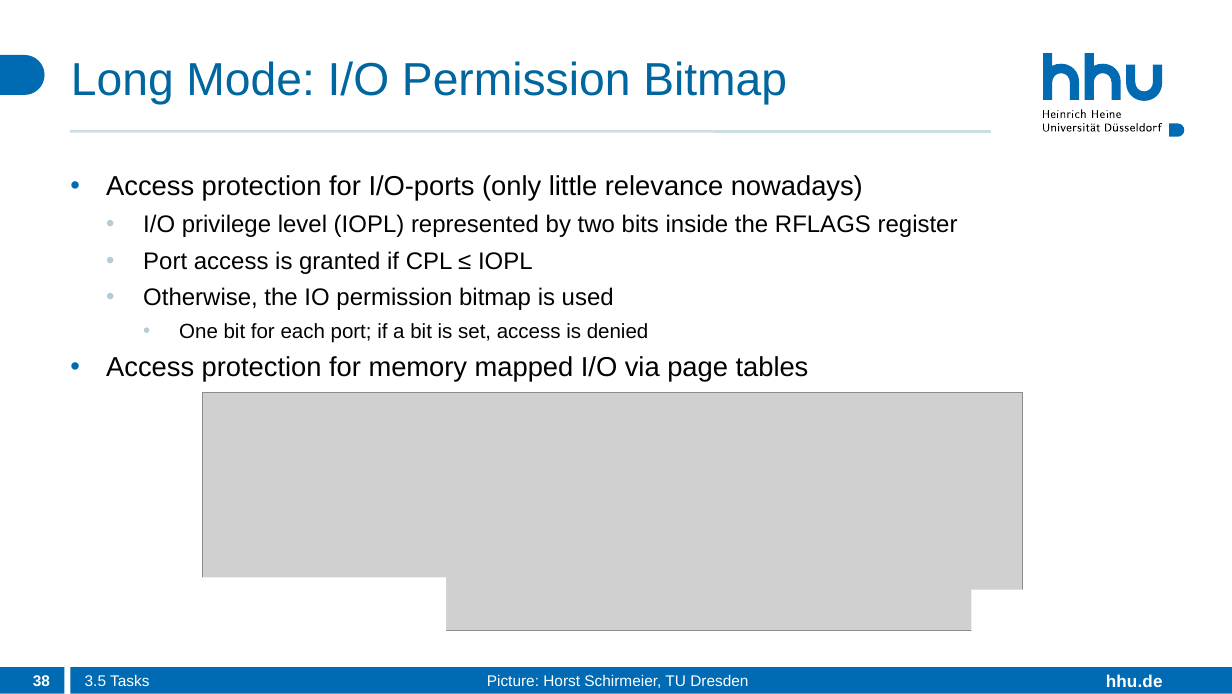
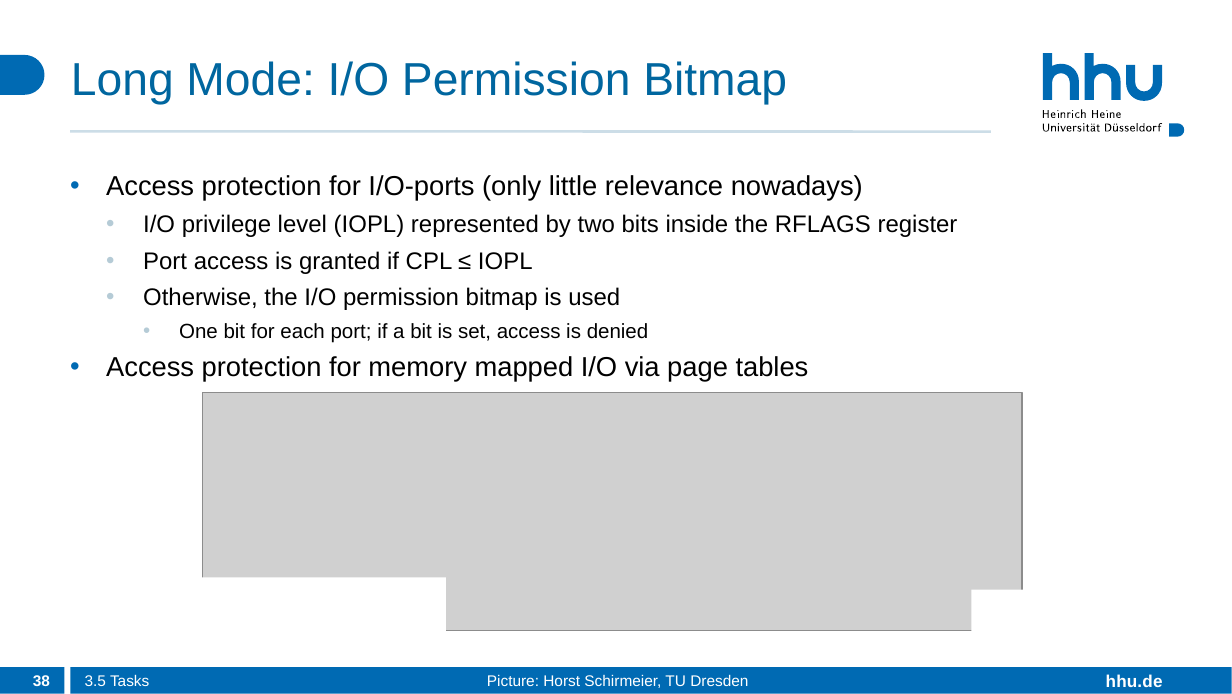
Before and after one commit to Expletiv/HeineOS, a slide deck: slide 38 of slides/lecture3_x86-64.pptx. Drawn at 1232x694 pixels with LibreOffice and Linux fonts; fonts in the diff are those of the drawing; grey boxes stand for pictures. Boxes give left, top, right and bottom in pixels: in the first picture for what was removed or moved away, otherwise in the second. Text is boxed around its words. In the diff, an @@ line names an element or a change of style, - is before the commit and + after.

Commit message:
slides: Add lecture 9

```diff
--- a/slides/lecture3_x86-64.pptx
+++ b/slides/lecture3_x86-64.pptx
@@ outline redrawn in 3 elements at box(1044, 110, 1050, 117), box(1051, 112, 1056, 118), box(1044, 123, 1163, 132) @@
@@ text at box(143, 287, 620, 310): text changed @@
-  • Otherwise, the IO permission bitmap is used
+  • Otherwise, the I/O permission bitmap is used
```
Also in this commit, not shown: 40 other slides changed, 3 other files.
